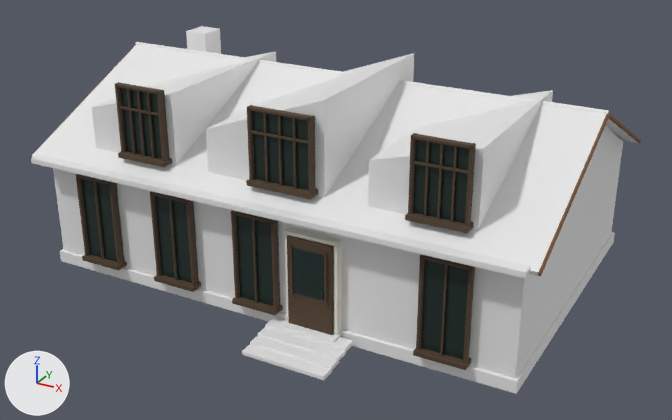
An edit to the glTF model project/assets/houses/peru/sierra_valle_sagrado_3.glb, drawn before and after from the same camera.
One viewpoint serves both versions: a camera (50 mm lens) standing at (10.84, -20.09, 11.25) and looking at (0.31, -0.95, 1.68). The lights are fixed; the arrows at lower left show +X, +Y and +Z. The picture after the commit comes second. Where no turn or scale is listed for an object, it has been applied to the vertices. Vertices at exactly the same position are counted once.

In view in the first picture: 'Alfeizar', 'Basamento de piedra', 'Faldon de cubierta', 'Fascia de madera', 'Hueco en sombra', 'Jamba acceso', 'Testero cerrado', 'Vidrio' and 1 more.
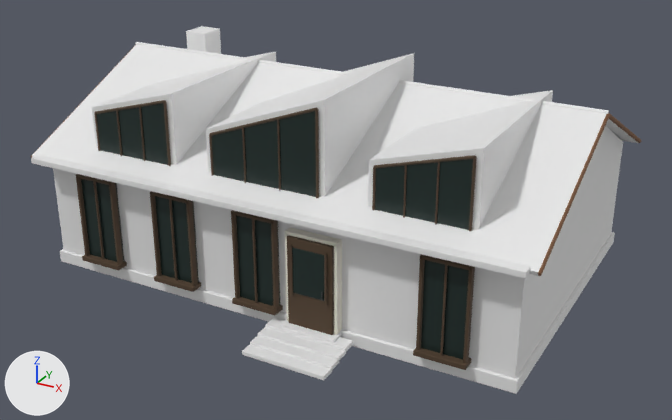
What differs and where, as boxes (x1, y1, x2, y2) in the pictures (672 x 420 px; the box of a moved part takes in the faces that stretch with it):
'Vidrio', reshaped: before (81, 88, 469, 359); after (81, 103, 473, 359)
'Alfeizar', reshaped (6% shorter): before (76, 82, 476, 370); after (76, 100, 477, 370)
'Hueco en sombra', reshaped (mostly hidden): before (115, 90, 476, 318); after (115, 183, 475, 318)
part 1 of me_cube_4509, added: after (116, 110, 122, 156)
part 2 of me_cube_4509, added: after (139, 106, 145, 161)
part 3 of me_cube_4509, added: after (242, 127, 246, 183)
part 4 of me_cube_4509, added: after (277, 119, 281, 191)
part 5 of me_cube_4509, added: after (403, 164, 407, 218)
part 6 of me_cube_4509, added: after (435, 161, 440, 225)
part 7 of me_cube_4509, added: after (94, 100, 171, 166)
part 8 of me_cube_4509, added: after (209, 107, 319, 198)
part 9 of me_cube_4509, added: after (372, 155, 477, 231)
part 10 of me_cube_4509, deleted: before (115, 82, 476, 233)
part 11 of me_cube_4510, deleted: before (163, 90, 169, 159)
part 12 of me_cube_4510, deleted: before (314, 116, 316, 189)
part 13 of me_cube_4511, moved or reshaped: before (120, 88, 162, 159); after (97, 103, 168, 165)
part 14 of me_cube_4511, moved or reshaped: before (252, 111, 309, 190); after (212, 111, 316, 197)
part 15 of me_cube_4511, moved or reshaped: before (413, 140, 469, 224); after (375, 159, 473, 230)

The change, as a diff of the scene's bpy script:
```diff
--- a/project/assets/houses/peru/sierra_valle_sagrado_3.glb.py
+++ b/project/assets/houses/peru/sierra_valle_sagrado_3.glb.py
@@ me_cube_4509 @@
-me_cube_4509.from_pydata(...)  # 3600 vertices, 6864 faces; spans x -0.6..9.95, y -0.19..8.57, z -0.23..4.72
+me_cube_4509.from_pydata(...)  # 2928 vertices, 5604 faces; spans x -0.6..9.95, y -0.19..8.57, z -0.23..4.89
+# me_cube_4509 part 1: a new loose piece, an 8-sided cylinder along z spanning x 0.53..0.574, y 0.382..0.426, z 2.74..4.016, in mat_carpinteria_huayoccari_003 (brown #503e2c)
+# me_cube_4509 part 2: a new loose piece, an 8-sided cylinder along z spanning x 1.25..1.294, y 0.382..0.426, z 2.74..4.218, in mat_carpinteria_huayoccari_003 (brown #503e2c)
+# me_cube_4509 part 3: a new loose piece, an 8-sided cylinder along z spanning x 4.174..4.218, y 0.382..0.426, z 2.74..4.17, in mat_carpinteria_huayoccari_003 (brown #503e2c)
+# me_cube_4509 part 4: a new loose piece, an 8-sided cylinder along z spanning x 5.1..5.144, y 0.382..0.426, z 2.74..4.51, in mat_carpinteria_huayoccari_003 (brown #503e2c)
+# me_cube_4509 part 5: a new loose piece, an 8-sided cylinder along z spanning x 8.155..8.199, y 0.382..0.426, z 2.74..4.016, in mat_carpinteria_huayoccari_003 (brown #503e2c)
+# me_cube_4509 part 6: a new loose piece, an 8-sided cylinder along z spanning x 8.875..8.919, y 0.382..0.426, z 2.74..4.218, in mat_carpinteria_huayoccari_003 (brown #503e2c)
+# me_cube_4509 part 7: a new loose piece of 56 vertices spanning x -0.2..2.05, y 0.39..0.46, z 2.7..4.46, in mat_carpinteria_huayoccari_003 (brown #503e2c)
+# me_cube_4509 part 8: a new loose piece of 56 vertices spanning x 3.24..6.11, y 0.39..0.46, z 2.7..4.89, in mat_carpinteria_huayoccari_003 (brown #503e2c)
+# me_cube_4509 part 9: a new loose piece of 56 vertices spanning x 7.42..9.67, y 0.39..0.46, z 2.7..4.46, in mat_carpinteria_huayoccari_003 (brown #503e2c)
+# me_cube_4509 part 10: 27 loose pieces with 936 vertices, spanning x 0.69..9.69, y 0.14..0.49, z 2.89..4.72, are deleted
 me_cube_4509.materials.append(mat_carpinteria_huayoccari_003)
@@ me_cube_4510 @@
-me_cube_4510.from_pydata(...)  # 116 vertices, 180 faces; spans x -0.55..9.89, y -0.31..8.25, z -1.13..3.56
+me_cube_4510.from_pydata(...)  # 92 vertices, 144 faces; spans x -0.55..9.89, y -0.31..8.25, z -1.13..1.13
+# me_cube_4510 part 11: the loose piece of 8 vertices spanning x 0.74..2.01, y 0.27..0.35, z 1.83..3.56 is deleted
+# me_cube_4510 part 12: the loose piece of 8 vertices spanning x 4.46..6.01, y 0.27..0.35, z 1.83..3.56 is deleted
+# other edits to the shape of me_cube_4510 do not show in these pictures
 me_cube_4510.materials.append(mat_fierro_pintado)
@@ me_cube_4511 @@
-me_cube_4511.from_pydata(...)  # 100 vertices, 168 faces; spans x -0.5..9.85, y -0.19..0.33, z -1.09..3.52
-me_cube_4511.vertices[76].co = (0.79, 0.3, 1.87)  # pixel (126, 152)
-me_cube_4511.vertices[77].co = (0.79, 0.3, 3.52)
-me_cube_4511.vertices[78].co = (0.79, 0.33, 1.87)
-me_cube_4511.vertices[79].co = (0.79, 0.33, 3.52)
-me_cube_4511.vertices[80].co = (1.96, 0.3, 1.87)
-me_cube_4511.vertices[81].co = (1.96, 0.3, 3.52)
-me_cube_4511.vertices[82].co = (1.96, 0.33, 1.87)
-me_cube_4511.vertices[83].co = (1.96, 0.33, 3.52)
-me_cube_4511.vertices[84].co = (4.5, 0.3, 1.87)  # pixel (254, 179)
-me_cube_4511.vertices[85].co = (4.5, 0.3, 3.52)
-me_cube_4511.vertices[86].co = (4.5, 0.33, 1.87)
-me_cube_4511.vertices[87].co = (4.5, 0.33, 3.52)
-me_cube_4511.vertices[88].co = (5.97, 0.3, 1.87)
-me_cube_4511.vertices[89].co = (5.97, 0.3, 3.52)
-me_cube_4511.vertices[90].co = (5.97, 0.33, 1.87)
-me_cube_4511.vertices[91].co = (5.97, 0.33, 3.52)
+me_cube_4511.from_pydata(...)  # 100 vertices, 168 faces; spans x -0.5..9.85, y -0.19..0.41, z -1.09..3.73
+# me_cube_4511 part 13
+me_cube_4511.vertices[76].co = (-0.17, 0.41, 1.61)
+me_cube_4511.vertices[77].co = (2.01, 0.41, 1.61)
+me_cube_4511.vertices[78].co = (2.01, 0.41, 3.3)  # pixel (164, 101)
+me_cube_4511.vertices[79].co = (-0.17, 0.41, 2.68)  # pixel (95, 112)
+me_cube_4511.vertices[80].co = (-0.17, 0.39, 1.61)
+me_cube_4511.vertices[81].co = (2.01, 0.39, 1.61)
+me_cube_4511.vertices[82].co = (2.01, 0.39, 3.3)  # pixel (164, 101)
+me_cube_4511.vertices[83].co = (-0.17, 0.39, 2.68)  # pixel (95, 112)
+# me_cube_4511 part 14
+me_cube_4511.vertices[84].co = (3.27, 0.41, 1.61)
+me_cube_4511.vertices[85].co = (6.08, 0.41, 1.61)
+me_cube_4511.vertices[86].co = (6.08, 0.41, 3.73)  # pixel (316, 108)
+me_cube_4511.vertices[87].co = (3.27, 0.41, 2.7)  # pixel (210, 134)
+me_cube_4511.vertices[88].co = (3.27, 0.39, 1.61)
+me_cube_4511.vertices[89].co = (6.08, 0.39, 1.61)
+me_cube_4511.vertices[90].co = (6.08, 0.39, 3.73)  # pixel (316, 109)
+me_cube_4511.vertices[91].co = (3.27, 0.39, 2.7)  # pixel (210, 134)
+# me_cube_4511 part 15: 8 of 100 vertices moved; they spanned x 8.41..9.59, y 0.3..0.33, z 1.87..3.52 and now span x 7.46..9.64, y 0.39..0.41, z 1.61..3.3; mean shift (-0.45, 0.09, -0.39); largest move (9.59, 0.33, 3.52) -> (7.46, 0.39, 2.68)
 me_cube_4511.materials.append(mat_vidrio_oscuro_de_referencia)
```
